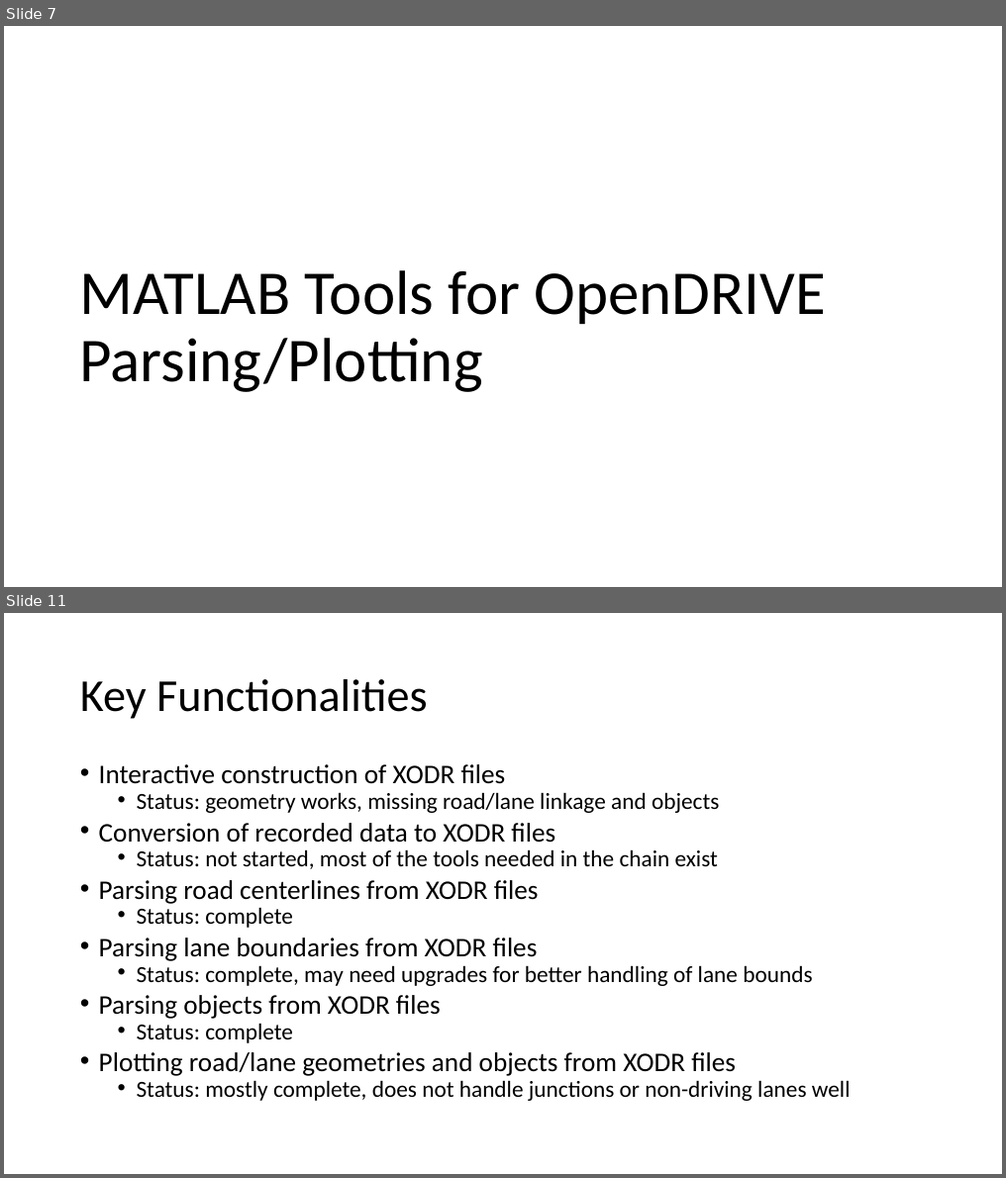
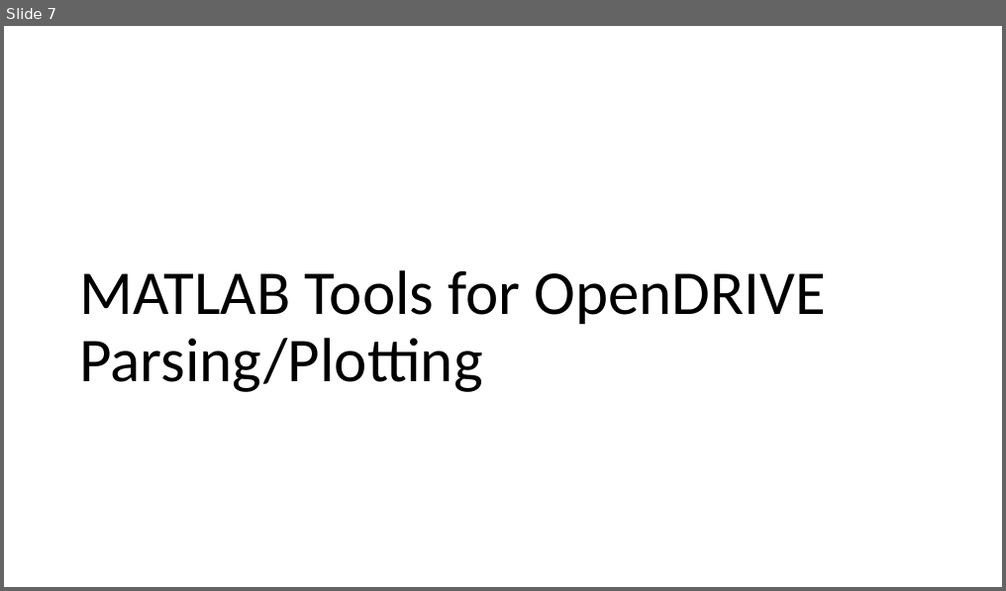
Before and after one commit to ivsg-psu/PathPlanning_MapTools_ParseXODR, a slide deck: Documents/OpenDRIVE-MATLAB.pptx. Shown one above the other, each under a label of ours: slides 7 and 11 before the commit, slide 7 after it; the slides between them are not shown. The pictures are 1006x1178 and 1006x591 pixels, drawn with LibreOffice and Linux fonts; fonts in the diff are those of the drawing. Boxes give left, top, right and bottom in pixels: in the first picture for what was removed or moved away, otherwise in the second. Text is boxed around its words. In the diff, an @@ line names an element or a change of style, - is before the commit and + after.

Commit message:
DOC: added more documentation for the overall library of functions related to conversion, plotting, and handling of OpenDRIVE data structures in MATLAB

```diff
--- a/Documents/OpenDRIVE-MATLAB.pptx
+++ b/Documents/OpenDRIVE-MATLAB.pptx
@@ slide 11 removed at [4, 613, 1002, 1174], background #FFFFFF @@
@@ title removed at [80, 679, 428, 719] @@
-Key Functionalities
@@ text removed at [99, 764, 850, 1101] @@
-• Interactive construction of XODR files
-  • Status: geometry works, missing road/lane linkage and objects
-• Conversion of recorded data to XODR files
-  • Status: not started, most of the tools needed in the chain exist
-• Parsing road centerlines from XODR files
-  • Status: complete
-• Parsing lane boundaries from XODR files
-  • Status: complete, may need upgrades for better handling of lane bounds
-• Parsing objects from XODR files
-  • Status: complete
-• Plotting road/lane geometries and objects from XODR files
-  • Status: mostly complete, does not handle junctions or non-driving lanes well
```
Also in this commit, not shown: 11 slides changed, 10 slides added, 2 other slides removed, 3 other files.
